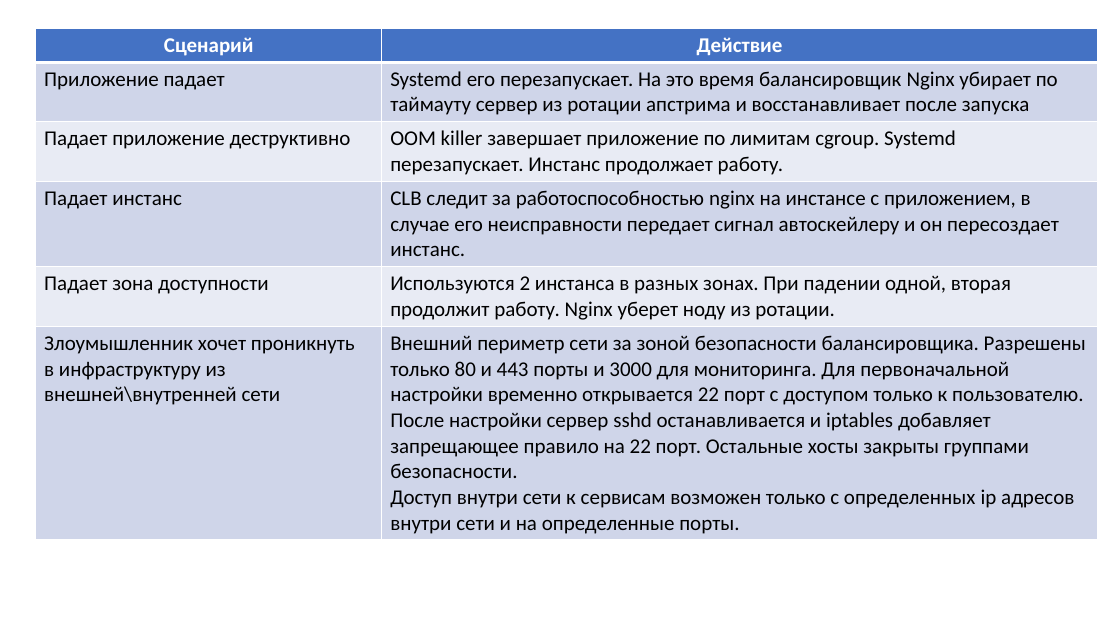
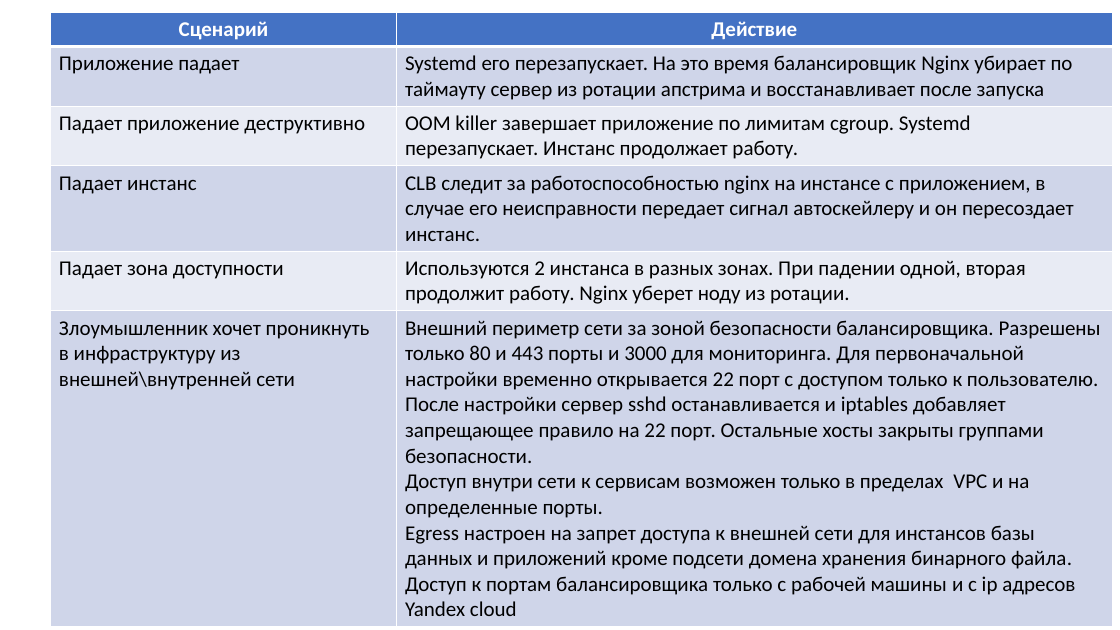
Before and after one commit to runalsh/yandex-young-devops-training, a slide deck: slide 16 of presentation.pptx. Drawn at 1120x630 pixels with LibreOffice and Linux fonts; fonts in the diff are those of the drawing. Boxes give left, top, right and bottom in pixels: in the first picture for what was removed or moved away, otherwise in the second. Text is boxed around its words. In the diff, an @@ line names an element or a change of style, - is before the commit and + after.

```diff
--- a/presentation.pptx
+++ b/presentation.pptx
@@ table at box(50, 13, 1112, 620) @@
-row 6, column 2: Внешний периметр сети за зоной безопасности балансировщика. Разрешены только 80 и 443 порты и 3000 для мониторинга. Для первоначальной настройки временно открывается 22 порт с доступом только к пользователю. После настройки сервер sshd останавливается и iptables добавляет запрещающее правило на 22 порт. Остальные хосты закрыты группами безопасности. / Доступ внутри сети к сервисам возможен только с определенных ip адресов внутри сети и на определенные порты.
+row 6, column 2: Внешний периметр сети за зоной безопасности балансировщика. Разрешены только 80 и 443 порты и 3000 для мониторинга. Для первоначальной настройки временно открывается 22 порт с доступом только к пользователю. После настройки сервер sshd останавливается и iptables добавляет запрещающее правило на 22 порт. Остальные хосты закрыты группами безопасности. / Доступ внутри сети к сервисам возможен только в пределах VPC и на определенные порты. / Egress настроен на запрет доступа к внешней сети для инстансов базы данных и приложений кроме подсети домена хранения бинарного файла. / Доступ к портам балансировщика только с рабочей машины и с ip адресов Yandex cloud
@@ table: place and size @@
-table at box(36, 28, 1098, 538)
+table at box(50, 13, 1112, 620)
```
Also in this commit, not shown: 5 other slides changed, 2 slides added.
